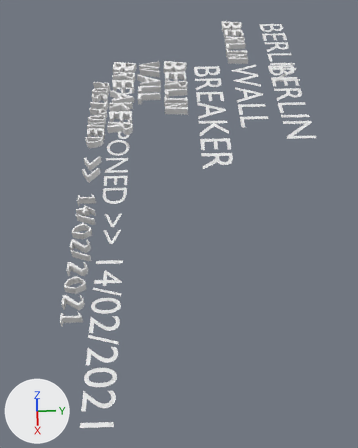
Two versions of the Blender file sprites/gameplay/3d/game_title.blend, one commit apart.
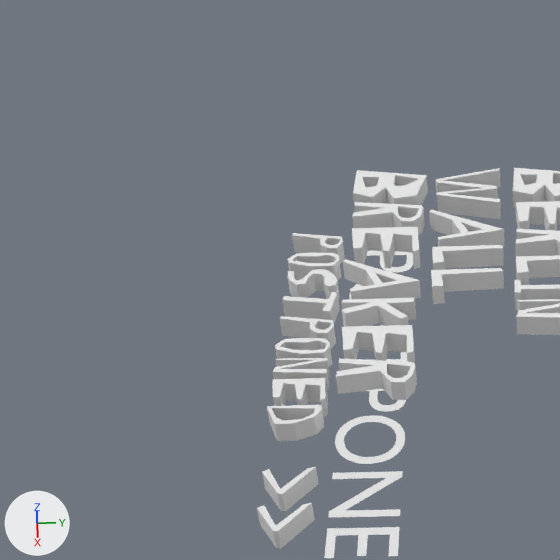
Old and new are each drawn whole from a camera (50 mm lens) standing at (14.5, -2.88, 7.57) and looking at (6.24, -2.64, -2.09) and again close up on the part from 0% to 50% of the width and 2% to 42% of the height. The axes (+X, +Y, +Z) are drawn at lower left. The lights are the same throughout. Text is drawn in Blender's own font.

Before the edit, the objects in view are built like this:
```python
me_cutext_002 = bpy.data.meshes.new('CUText.002')
me_cutext_002.from_pydata(...)  # 4920 vertices, 7348 faces; spans x 0.03..2.88, y -1.33..0.64, z 0.0..0.16
me_cutext_002.materials.append(mat_material)  # white #e7e7e7
me_cutext_003 = bpy.data.meshes.new('CUText.003')
me_cutext_003.from_pydata(...)  # 6144 vertices, 9160 faces; spans x 0.04..9.56, y 0.03..0.62, z 0.0..0.22
txt_text_002 = bpy.data.curves.new('Text.002', 'FONT')
txt_text_002.body = 'POSTPONED >> 14/02/2021'
ob_text_003 = bpy.data.objects.new('Text.003', me_cutext_002)
ob_text_003.location = (2.53, -2.97, 0.16)
ob_text_004 = bpy.data.objects.new('Text.004', txt_text_002)
ob_text_004.location = (-0.78, -4.77, -2.68)
ob_text_005 = bpy.data.objects.new('Text.005', me_cutext_003)
ob_text_005.location = (-0.78, -5.49, -2.68)
```
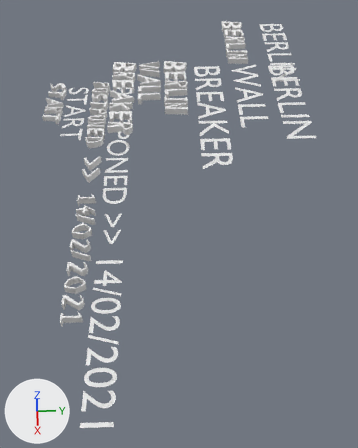
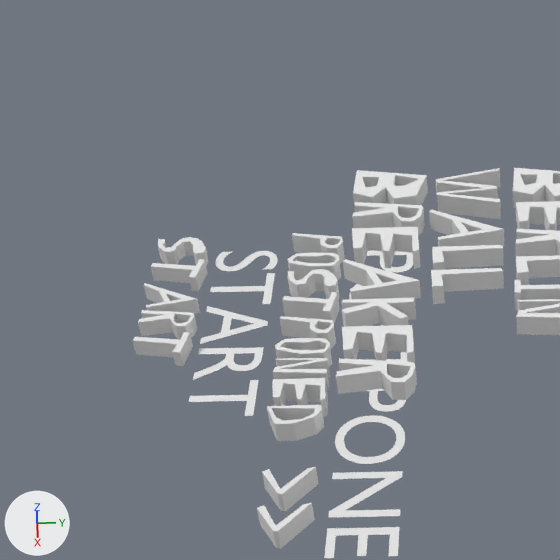
Location of each change, [x1, y1, x2, y2] in pixels of the close-ups (560 x 560 px):
```json
{"object": "Text.007", "change": "added", "after": [133, 237, 209, 366]}
{"object": "Text.006", "change": "added", "after": [189, 251, 278, 416]}
```

Scene script edits in JSON lines:
```json
{"op": "add", "block": "me_cutext_004", "code": ["me_cutext_004 = bpy.data.meshes.new('CUText.004')", "me_cutext_004.from_pydata(...)  # 1608 vertices, 2400 faces; spans x -0.92..1.16, y -0.34..0.28, z -0.09..0.09"]}
{"op": "add", "block": "txt_text_003", "code": ["txt_text_003 = bpy.data.curves.new('Text.003', 'FONT')", "txt_text_003.body = 'START'"]}
{"op": "add", "block": "ob_text_007", "code": ["ob_text_007 = bpy.data.objects.new('Text.007', me_cutext_004)", "ob_text_007.location = (0.16, -6.66, -2.59)"]}
{"op": "add", "block": "ob_text_006", "code": ["ob_text_006 = bpy.data.objects.new('Text.006', txt_text_003)", "ob_text_006.location = (-0.78, -6.32, -2.68)"]}
```
